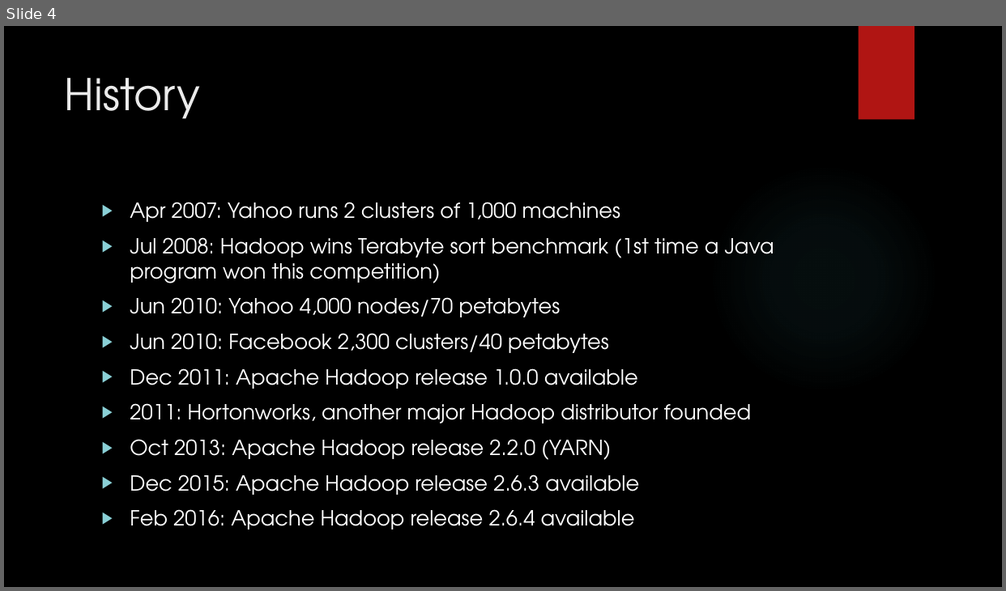
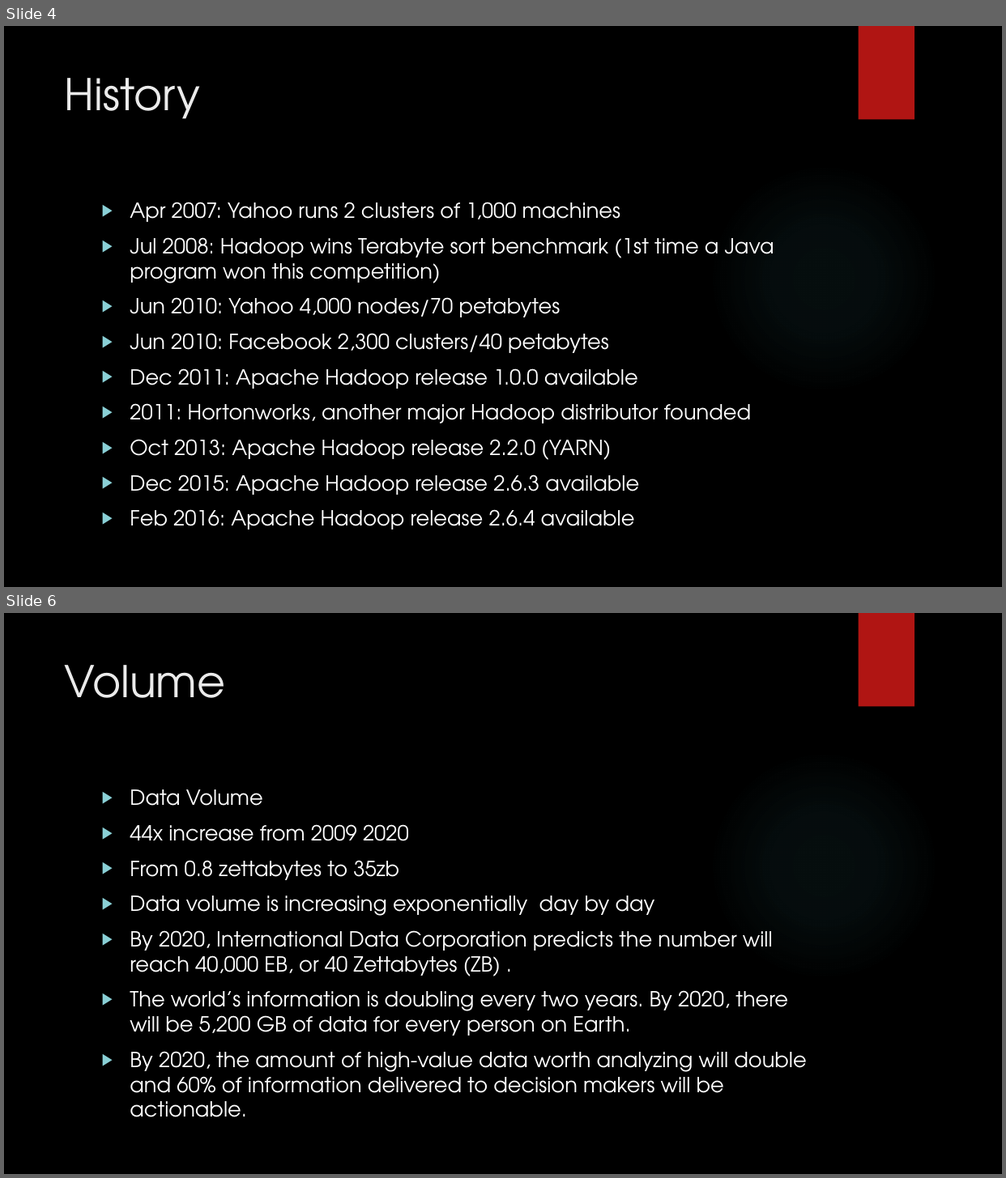
Before and after one commit to karthick1808/DW001, a slide deck: Bigdata.pptx. Shown one above the other, each under a label of ours: slide 4 before the commit, slides 4 and 6 after it; the slides between them are not shown. The pictures are 1006x591 and 1006x1178 pixels, drawn with LibreOffice and Linux fonts; fonts in the diff are those of the drawing; background and template pictures are left out. Boxes give left, top, right and bottom in pixels: in the first picture for what was removed or moved away, otherwise in the second. Text is boxed around its words. In the diff, an @@ line names an element or a change of style, - is before the commit and + after.

```diff
--- a/Bigdata.pptx
+++ b/Bigdata.pptx
@@ slide 6 added at [4,613,1002,1174], background picture (left out); not listed: 2 template elements that a slide beside it also shows @@
@@ title added at [65,665,226,698], 42 pt, text #EBEBEB @@
+Volume
@@ text added at [130,790,806,1118], 20 pt, text #FFFFFF @@
+▶ Data Volume
+▶ 44x increase from 2009 2020
+▶ From 0.8 zettabytes to 35zb
+▶ Data volume is increasing exponentially day by day
+▶ By 2020, International Data Corporation predicts the number will reach 40,000 EB, or 40 Zettabytes (ZB) .
+▶ The world’s information is doubling every two years. By 2020, there will be 5,200 GB of data for every person on Earth.
+▶ By 2020, the amount of high-value data worth analyzing will double and 60% of information delivered to decision makers will be actionable.
```
Also in this commit, not shown: 3 other slides added.
